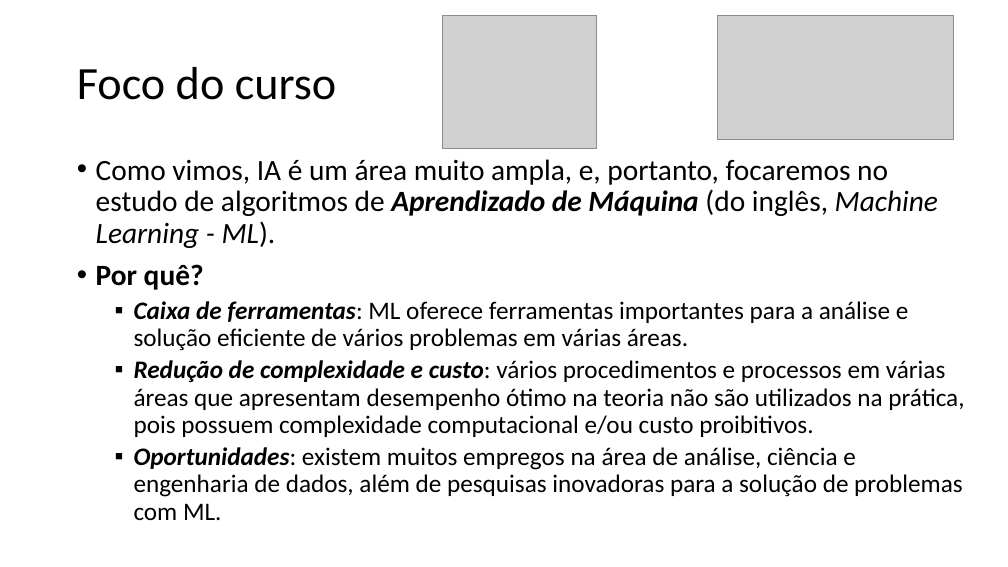
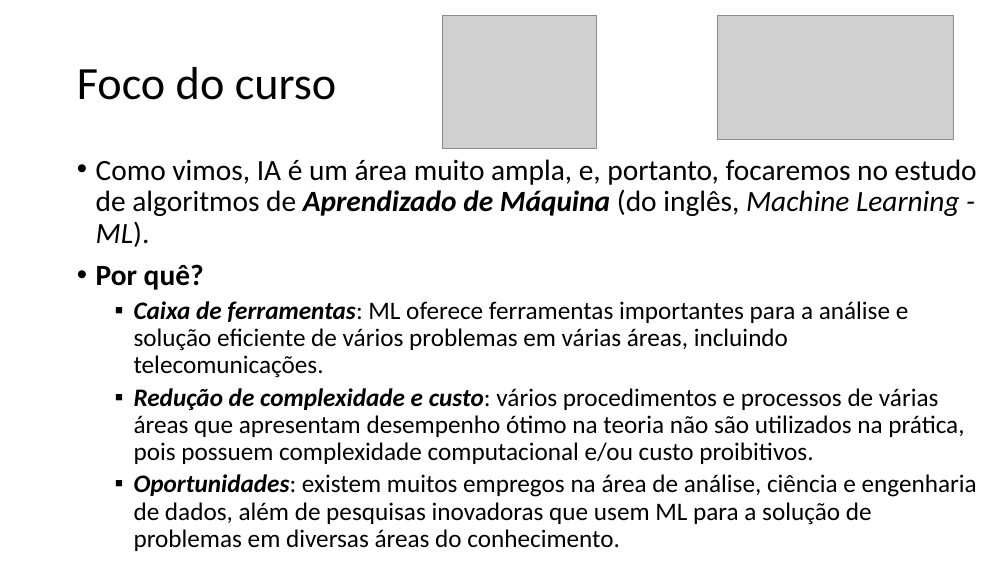
Before and after one commit to zz4fap/t319_aprendizado_de_maquina, a slide deck: slide 9 of slides/T319_Introdução.pptx. Drawn at 1008x567 pixels with LibreOffice and Linux fonts; fonts in the diff are those of the drawing; grey boxes stand for pictures. Boxes give left, top, right and bottom in pixels: in the first picture for what was removed or moved away, otherwise in the second. Text is boxed around its words. In the diff, an @@ line names an element or a change of style, - is before the commit and + after.

```diff
--- a/slides/T319_Introdução.pptx
+++ b/slides/T319_Introdução.pptx
@@ text at (x1=134, y1=301, x2=977, y2=551): text changed @@
-  ▪ Caixa de ferramentas: ML oferece ferramentas importantes para a análise e solução eficiente de vários problemas em várias áreas.
-  ▪ Redução de complexidade e custo: vários procedimentos e processos em várias áreas que apresentam desempenho ótimo na teoria não são utilizados na prática, pois possuem complexidade computacional e/ou custo proibitivos.
-  ▪ Oportunidades: existem muitos empregos na área de análise, ciência e engenharia de dados, além de pesquisas inovadoras para a solução de problemas com ML.
+  ▪ Caixa de ferramentas: ML oferece ferramentas importantes para a análise e solução eficiente de vários problemas em várias áreas, incluindo telecomunicações.
+  ▪ Redução de complexidade e custo: vários procedimentos e processos de várias áreas que apresentam desempenho ótimo na teoria não são utilizados na prática, pois possuem complexidade computacional e/ou custo proibitivos.
+  ▪ Oportunidades: existem muitos empregos na área de análise, ciência e engenharia de dados, além de pesquisas inovadoras que usem ML para a solução de problemas em diversas áreas do conhecimento.
```
Also in this commit, not shown: 17 other slides changed, 1 other file.
